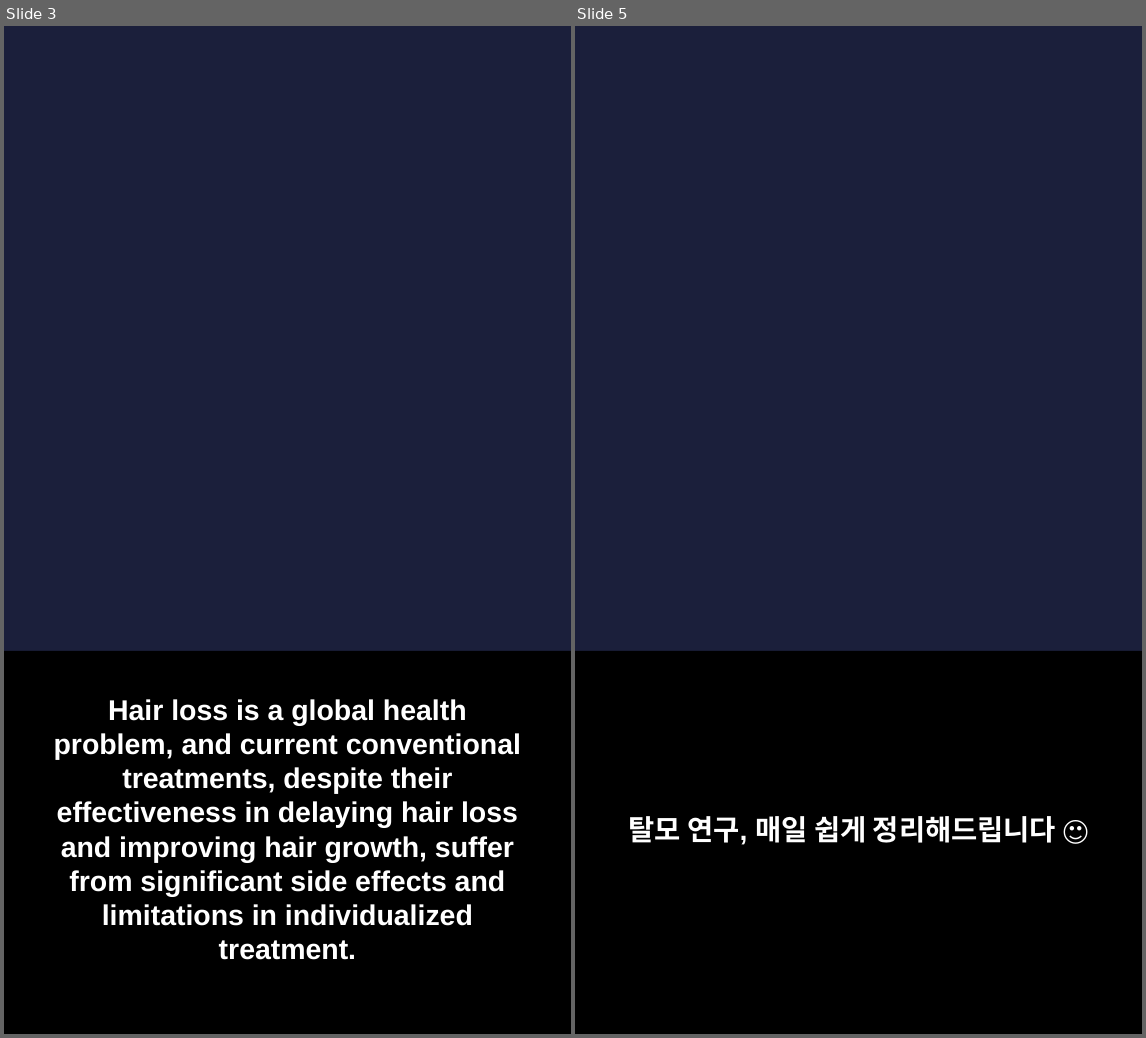
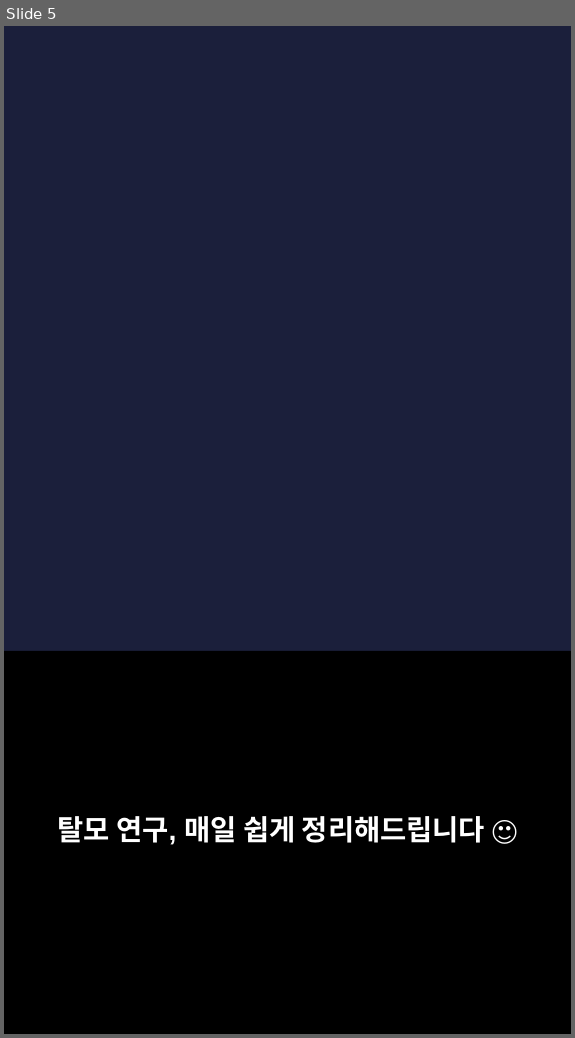
Before and after one commit to hyokang2010-BJ-ANTH/product-builder-test, a slide deck: pwa/data/latest/slides.pptx. Shown side by side, each under a label of ours: slides 3 and 5 before the commit, slide 5 after it; the slides between them are not shown. The pictures are 1146x1038 and 575x1038 pixels, drawn with LibreOffice and Linux fonts; fonts in the diff are those of the drawing; background and template pictures are left out. Boxes give left, top, right and bottom in pixels: in the first picture for what was removed or moved away, otherwise in the second. Text is boxed around its words. In the diff, an @@ line names an element or a change of style, - is before the commit and + after.

```diff
--- a/pwa/data/latest/slides.pptx
+++ b/pwa/data/latest/slides.pptx
@@ slide 3 removed at (4,26,571,1034), background picture (left out) @@
@@ rectangle removed at (4,651,571,1033) @@
@@ text removed at (54,699,521,960) @@
-Hair loss is a global health problem, and current conventional treatments, despite their effectiveness in delaying hair loss and improving hair growth, suffer from significant side effects and limitations in individualized treatment.
```
Also in this commit, not shown: 2 slides changed, 6 slides added, 4 other slides removed, 26 other files.
